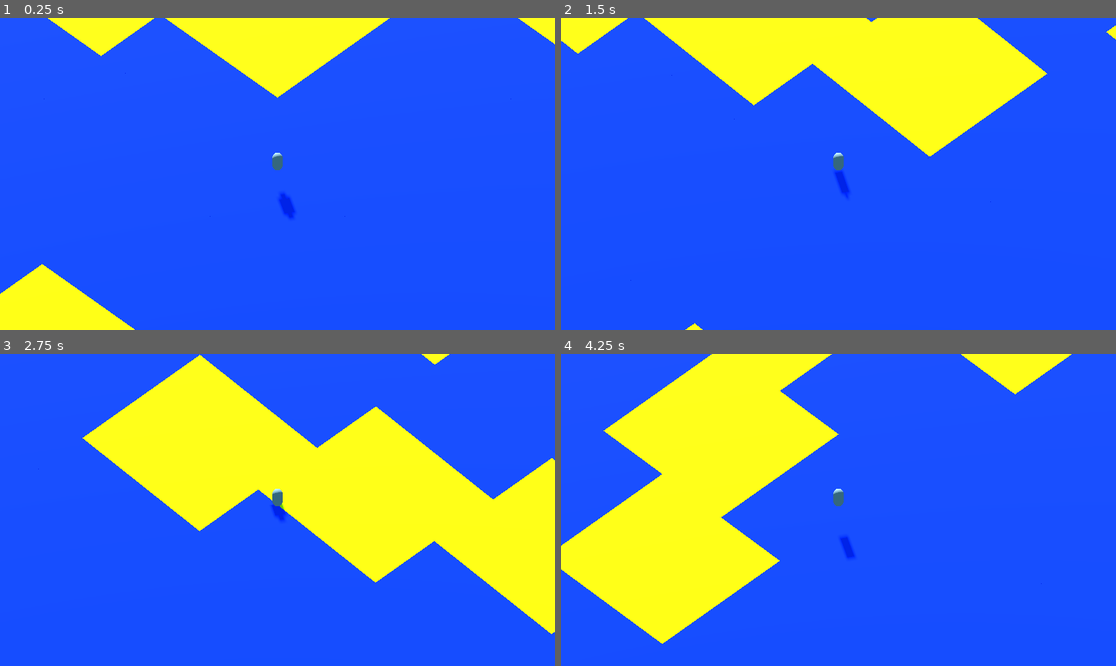
Above: before the commit, frames 1-4 (two rows, left to right).
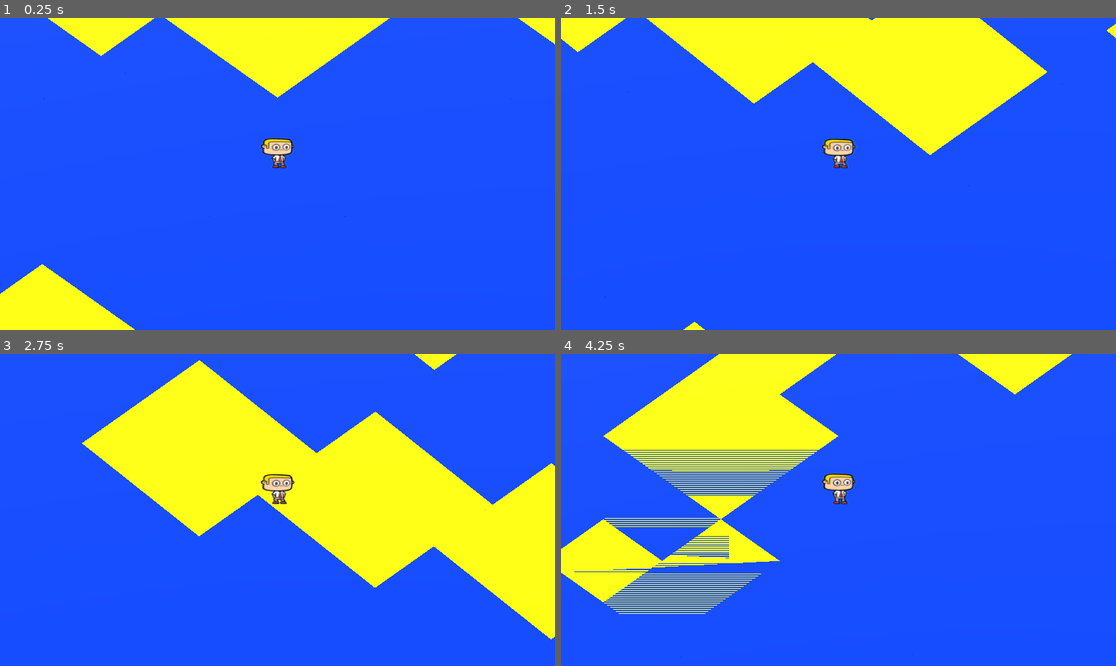
Above: after the commit, the same moments.

Repository: Roukurai/office-rebellion
Game: Godot game, scene res://worldV2.tscn
Two runs of this game, one before a commit and one after it. Both use one fixed random seed, a clock stepped at 60 frames per second and the inputs below.
Inputs (mouse positions are in pixels of both pictures, inside the frame that each line leads up to):
- Up to frame 1 (0.25 s): no input
- Up to frame 2 (1.5 s): tap Enter (ui_accept) at 0.5, 0.6 s; move the mouse to (866, 174) at 0.52 s; hold Space (kt_jump, bound only after the commit) 0.53-1.28 s; hold W (move_forward) from 0.53 s (still down); move the mouse to (810, 174) at 1.27 s; tap Space (kt_jump, bound only after the commit) at 1.35 s
- Up to frame 3 (2.75 s): keep holding W (move_forward); tap Space (kt_jump, bound only after the commit) at 1.52, 1.82 s; tap Enter (ui_accept) at 1.55, 2.1 s; move the mouse to (288, 503) at 2.02 s; hold Space (kt_jump, bound only after the commit) from 2.03 s (still down)
- Up to frame 4 (4.25 s): keep holding W (move_forward); move the mouse to (832, 516) at 2.77 s; release Space (kt_jump, bound only after the commit) at 2.78 s; tap Enter (ui_accept) at 2.85 s; tap Space (kt_jump, bound only after the commit) at 3.02, 3.32 s; move the mouse to (877, 513) at 3.52 s; hold Space (kt_jump, bound only after the commit) from 3.53 s (still down); tap ` (kt_reload) at 4.15 s

The runs differ from the first frame. In frame 1, 0.6% of the frame differs, in the area x 46-54%, y 38-65%; in frame 2, 1.1%; in frame 3, 3.5%; in frame 4, 9.2%, in the area x 0-92%, y 0-98%.

Commit message:
Asset Import
Assets imported

Diff:
--- a/character.tscn
+++ b/character.tscn
@@ -1,6 +1,85 @@
-[gd_scene load_steps=4 format=3 uid="uid://doh0w0if3r85g"]
+[gd_scene load_steps=16 format=3 uid="uid://doh0w0if3r85g"]
 
 [ext_resource type="Script" path="res://character_new.gd" id="1_7egtf"]
+[ext_resource type="Texture2D" uid="uid://cj2v3m2twul60" path="res://assets/Idle_Player.png" id="2_1mdkh"]
+
+[sub_resource type="AtlasTexture" id="AtlasTexture_abkgn"]
+atlas = ExtResource("2_1mdkh")
+region = Rect2(0, 0, 500, 460)
+
+[sub_resource type="AtlasTexture" id="AtlasTexture_76hpm"]
+atlas = ExtResource("2_1mdkh")
+region = Rect2(500, 0, 500, 460)
+
+[sub_resource type="AtlasTexture" id="AtlasTexture_v3cwt"]
+atlas = ExtResource("2_1mdkh")
+region = Rect2(1000, 0, 500, 460)
+
+[sub_resource type="AtlasTexture" id="AtlasTexture_t5i4a"]
+atlas = ExtResource("2_1mdkh")
+region = Rect2(1500, 0, 500, 460)
+
+[sub_resource type="AtlasTexture" id="AtlasTexture_xs2ss"]
+atlas = ExtResource("2_1mdkh")
+region = Rect2(2000, 0, 500, 460)
+
+[sub_resource type="AtlasTexture" id="AtlasTexture_t5306"]
+atlas = ExtResource("2_1mdkh")
+region = Rect2(2500, 0, 500, 460)
+
+[sub_resource type="AtlasTexture" id="AtlasTexture_4qfvg"]
+atlas = ExtResource("2_1mdkh")
+region = Rect2(3000, 0, 500, 460)
+
+[sub_resource type="AtlasTexture" id="AtlasTexture_r7bw3"]
+atlas = ExtResource("2_1mdkh")
+region = Rect2(3500, 0, 500, 460)
+
+[sub_resource type="AtlasTexture" id="AtlasTexture_x7wrw"]
+atlas = ExtResource("2_1mdkh")
+region = Rect2(4000, 0, 500, 460)
+
+[sub_resource type="AtlasTexture" id="AtlasTexture_jydiv"]
+atlas = ExtResource("2_1mdkh")
+region = Rect2(4500, 0, 500, 460)
+
+[sub_resource type="SpriteFrames" id="SpriteFrames_qpnjw"]
+animations = [{
+"frames": [{
+"duration": 1.0,
+"texture": SubResource("AtlasTexture_abkgn")
+}, {
+"duration": 1.0,
+"texture": SubResource("AtlasTexture_76hpm")
+}, {
+"duration": 1.0,
+"texture": SubResource("AtlasTexture_v3cwt")
+}, {
+"duration": 1.0,
+"texture": SubResource("AtlasTexture_t5i4a")
+}, {
+"duration": 1.0,
+"texture": SubResource("AtlasTexture_xs2ss")
+}, {
+"duration": 1.0,
+"texture": SubResource("AtlasTexture_t5306")
+}, {
+"duration": 1.0,
+"texture": SubResource("AtlasTexture_4qfvg")
+}, {
+"duration": 1.0,
+"texture": SubResource("AtlasTexture_r7bw3")
+}, {
+"duration": 1.0,
+"texture": SubResource("AtlasTexture_x7wrw")
+}, {
+"duration": 1.0,
+"texture": SubResource("AtlasTexture_jydiv")
+}],
+"loop": true,
+"name": &"idle",
+"speed": 5.0
+}]
 
 [sub_resource type="CapsuleShape3D" id="CapsuleShape3D_8wiiv"]
 
@@ -11,12 +90,18 @@
 collision_mask = 3
 script = ExtResource("1_7egtf")
 
+[node name="AnimatedSprite3D" type="AnimatedSprite3D" parent="."]
+transform = Transform3D(0.707107, 0, -0.707107, 0, 1, 0, 0.707107, 0, 0.707107, 0, 2.39979, 0)
+sprite_frames = SubResource("SpriteFrames_qpnjw")
+animation = &"idle"
+
 [node name="CollisionShape3D" type="CollisionShape3D" parent="."]
 transform = Transform3D(1, 0, 0, 0, 1, 0, 0, 0, 1, 0, 1, 0)
 shape = SubResource("CapsuleShape3D_8wiiv")
 
 [node name="CSGMesh3D" type="CSGMesh3D" parent="."]
 transform = Transform3D(1, 0, 0, 0, 1, 0, 0, 0, 1, 0, 1, 0)
+visible = false
 mesh = SubResource("CapsuleMesh_3y4jd")
 
 [node name="Camera3D" type="Camera3D" parent="."]
--- a/character_new.gd
+++ b/character_new.gd
@@ -9,6 +9,8 @@
 var gravity = ProjectSettings.get_setting("physics/3d/default_gravity")
 
 @onready var camera = $Camera3D
+@onready var animated_sprite = $AnimatedSprite3D
+
 
 
 
@@ -28,9 +30,8 @@
 		velocity.y -= gravity * delta
 
 	# Handle Jump.
-	if Input.is_action_just_pressed("ui_accept") and is_on_floor() and Input.mouse_mode==Input.MOUSE_MODE_CAPTURED:
+	if Input.is_action_pressed("kt_jump") and is_on_floor() and Input.mouse_mode==Input.MOUSE_MODE_CAPTURED:
 		velocity.y += JUMP_VELOCITY
-
 	# Get the input direction and handle the movement/deceleration.
 	# As good practice, you should replace UI actions with custom gameplay actions.
 	var input_dir = Vector3.ZERO
@@ -51,3 +52,6 @@
 
 	move_and_slide()
 	force_update_transform()
+
+func _process(delta):
+	animated_sprite.play("idle")
--- /dev/null
+++ b/office_supplies.tscn
@@ -0,0 +1,24 @@
+[gd_scene load_steps=6 format=3 uid="uid://dy3is6wsn11qt"]
+
+[ext_resource type="PackedScene" uid="uid://cqoxla7qj050d" path="res://assets/Calculadora.glb" id="1_gc4h0"]
+[ext_resource type="PackedScene" uid="uid://wmhn0kuvwlc7" path="res://assets/Dispensador.glb" id="2_7fynr"]
+[ext_resource type="PackedScene" uid="uid://bi71vgwn85unj" path="res://assets/Lapices.glb" id="3_d5ryx"]
+[ext_resource type="PackedScene" uid="uid://blwq3u8qohi5m" path="res://assets/Silla.glb" id="4_koirw"]
+[ext_resource type="PackedScene" uid="uid://tkdykpm4fubr" path="res://assets/Teclado.glb" id="5_villm"]
+
+[node name="Node3D" type="Node3D"]
+
+[node name="Calculadora" parent="." instance=ExtResource("1_gc4h0")]
+transform = Transform3D(1, 0, 0, 0, 1, 0, 0, 0, 1, 0, 1, 0)
+
+[node name="Dispensador" parent="." instance=ExtResource("2_7fynr")]
+transform = Transform3D(1, 0, 0, 0, 1, 0, 0, 0, 1, 0, 1, 0)
+
+[node name="Lapices" parent="." instance=ExtResource("3_d5ryx")]
+transform = Transform3D(1, 0, 0, 0, 1, 0, 0, 0, 1, 0, 1, 0)
+
+[node name="Silla" parent="." instance=ExtResource("4_koirw")]
+transform = Transform3D(1, 0, 0, 0, 1, 0, 0, 0, 1, 0, 1, 0)
+
+[node name="Teclado2" parent="." instance=ExtResource("5_villm")]
+transform = Transform3D(1, 0, 0, 0, 1, 0, 0, 0, 1, 0, 1, 0)
--- a/project.godot
+++ b/project.godot
@@ -19,31 +19,46 @@
 
 project/assembly_name="Basic3dStarter"
 
+[filesystem]
+
+import/fbx/enabled=false
+
 [input]
 
 move_forward={
 "deadzone": 0.5,
 "events": [Object(InputEventKey,"resource_local_to_scene":false,"resource_name":"","device":-1,"window_id":0,"alt_pressed":false,"shift_pressed":false,"ctrl_pressed":false,"meta_pressed":false,"pressed":false,"keycode":0,"physical_keycode":87,"key_label":0,"unicode":119,"echo":false,"script":null)
+, Object(InputEventJoypadMotion,"resource_local_to_scene":false,"resource_name":"","device":-1,"axis":1,"axis_value":-1.0,"script":null)
 ]
 }
 move_right={
 "deadzone": 0.5,
 "events": [Object(InputEventKey,"resource_local_to_scene":false,"resource_name":"","device":-1,"window_id":0,"alt_pressed":false,"shift_pressed":false,"ctrl_pressed":false,"meta_pressed":false,"pressed":false,"keycode":0,"physical_keycode":68,"key_label":0,"unicode":100,"echo":false,"script":null)
+, Object(InputEventJoypadMotion,"resource_local_to_scene":false,"resource_name":"","device":-1,"axis":0,"axis_value":1.0,"script":null)
 ]
 }
 move_left={
 "deadzone": 0.5,
 "events": [Object(InputEventKey,"resource_local_to_scene":false,"resource_name":"","device":-1,"window_id":0,"alt_pressed":false,"shift_pressed":false,"ctrl_pressed":false,"meta_pressed":false,"pressed":false,"keycode":0,"physical_keycode":65,"key_label":0,"unicode":97,"echo":false,"script":null)
+, Object(InputEventJoypadMotion,"resource_local_to_scene":false,"resource_name":"","device":-1,"axis":0,"axis_value":-1.0,"script":null)
 ]
 }
 move_backward={
 "deadzone": 0.5,
 "events": [Object(InputEventKey,"resource_local_to_scene":false,"resource_name":"","device":-1,"window_id":0,"alt_pressed":false,"shift_pressed":false,"ctrl_pressed":false,"meta_pressed":false,"pressed":false,"keycode":0,"physical_keycode":83,"key_label":0,"unicode":115,"echo":false,"script":null)
+, Object(InputEventJoypadMotion,"resource_local_to_scene":false,"resource_name":"","device":-1,"axis":1,"axis_value":1.0,"script":null)
 ]
 }
 kt_reload={
 "deadzone": 0.5,
 "events": [Object(InputEventKey,"resource_local_to_scene":false,"resource_name":"","device":-1,"window_id":0,"alt_pressed":false,"shift_pressed":false,"ctrl_pressed":false,"meta_pressed":false,"pressed":false,"keycode":0,"physical_keycode":96,"key_label":0,"unicode":96,"echo":false,"script":null)
+, Object(InputEventJoypadButton,"resource_local_to_scene":false,"resource_name":"","device":-1,"button_index":4,"pressure":0.0,"pressed":false,"script":null)
+]
+}
+kt_jump={
+"deadzone": 0.5,
+"events": [Object(InputEventJoypadButton,"resource_local_to_scene":false,"resource_name":"","device":-1,"button_index":0,"pressure":0.0,"pressed":true,"script":null)
+, Object(InputEventKey,"resource_local_to_scene":false,"resource_name":"","device":0,"window_id":0,"alt_pressed":false,"shift_pressed":false,"ctrl_pressed":false,"meta_pressed":false,"pressed":false,"keycode":0,"physical_keycode":32,"key_label":0,"unicode":0,"echo":false,"script":null)
 ]
 }
 
@@ -55,6 +70,7 @@
 
 [rendering]
 
+textures/canvas_textures/default_texture_filter=0
 anti_aliasing/quality/msaa_2d=3
 anti_aliasing/quality/msaa_3d=3
 anti_aliasing/quality/screen_space_aa=1
--- a/worldV2.gd
+++ b/worldV2.gd
@@ -7,6 +7,8 @@
 @export var room_s_obj = preload("res://8x8.tscn")
 @export var room_m_obj = preload("res://16x16.tscn")
 @export var room_l_obj = preload("res://32x32.tscn")
+
+
 
 # Export variables for container floor nodes
 @export var container_floor_s_node: Node3D
@@ -217,9 +219,15 @@
 
 
 func _unhandled_key_input(event):
-	if Input.is_action_just_pressed("kt_reload"):
+	if Input.is_action_just_released("kt_reload"):
 		get_tree().reload_current_scene()
+
 
 func _ready():
 	print(container_floor_l_node)
 	generate_floor_layout()
+
+
+func _process(delta):
+	if Input.is_action_just_released("kt_reload"):
+		get_tree().reload_current_scene()
Binary file added: assets/Attack_Boss_Janitor.png
Not shown, added: assets/Attack_Boss_Janitor.png.import
Binary file added: assets/Calculadora.glb
Not shown, added: assets/Calculadora.glb.import
Binary file added: assets/Dispensador.glb
Not shown, added: assets/Dispensador.glb.import
Binary file added: assets/Idle_Player.png
Not shown, added: assets/Idle_Player.png.import
Binary file added: assets/Lapices.glb
Not shown, added: assets/Lapices.glb.import
Binary file added: assets/Projectile_Boss_Janitor.png
Not shown, added: assets/Projectile_Boss_Janitor.png.import
(and 12 more such lines)
